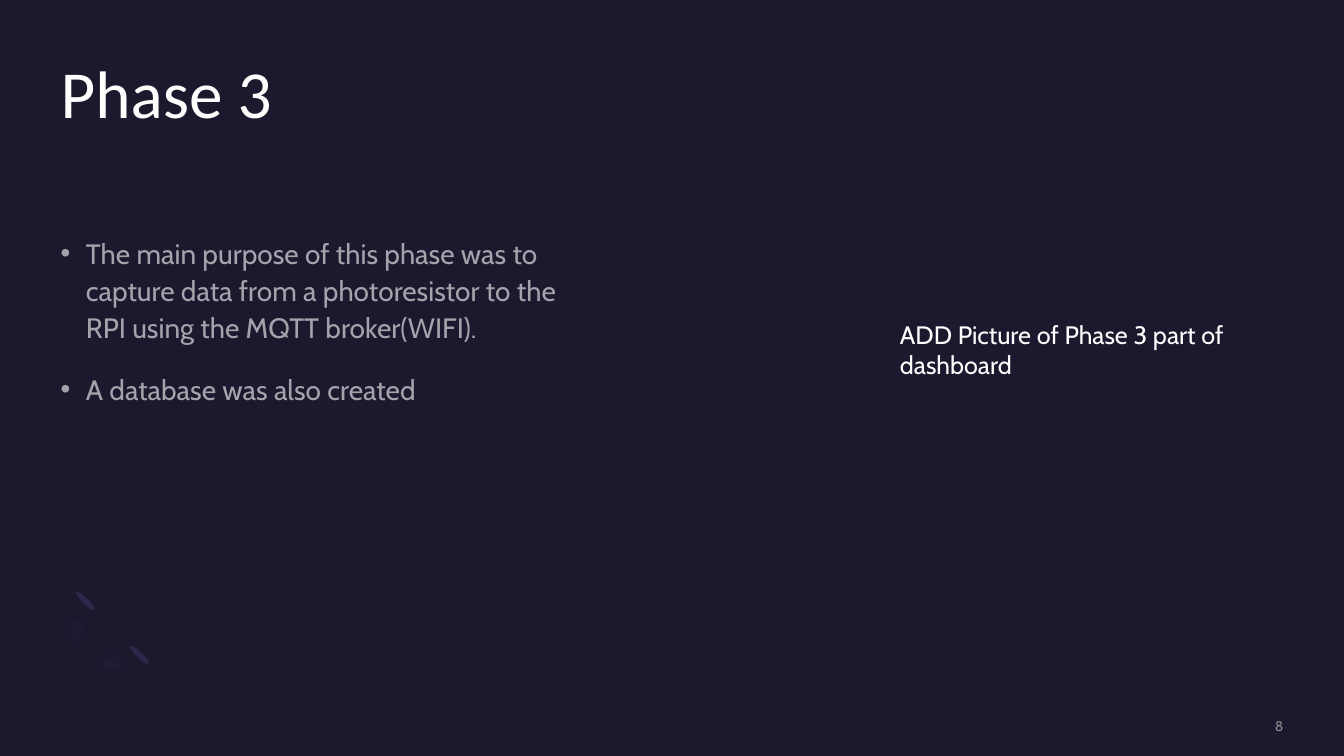
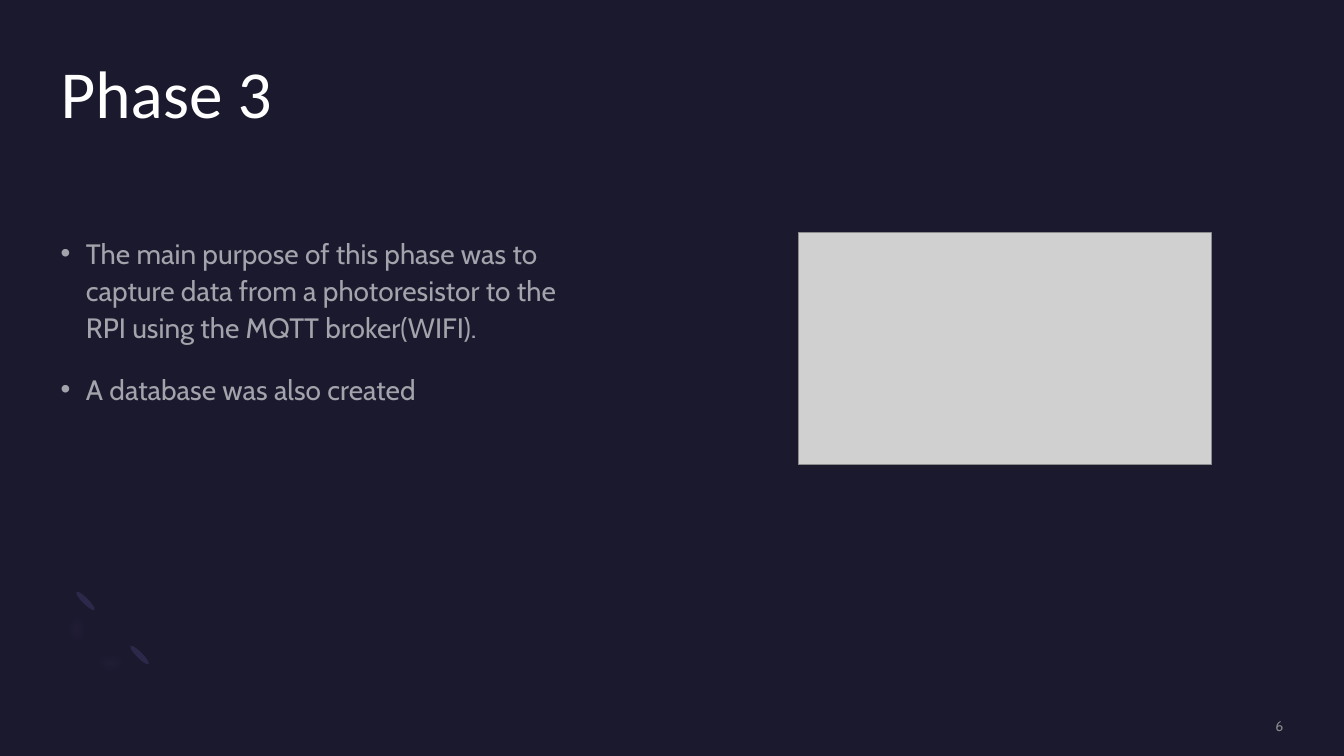
Before and after one commit to TheodoreTsimiklis/IOT-PROJECT, a slide deck: slide 6 of IOT_Powerpoint_Presentation.pptx (slide 8 before the commit). Drawn at 1344x756 pixels with LibreOffice and Linux fonts; fonts in the diff are those of the drawing; grey boxes stand for pictures. Boxes give left, top, right and bottom in pixels: in the first picture for what was removed or moved away, otherwise in the second. Text is boxed around its words. In the diff, an @@ line names an element or a change of style, - is before the commit and + after.

```diff
--- a/IOT_Powerpoint_Presentation.pptx
+++ b/IOT_Powerpoint_Presentation.pptx
@@ picture added at (800,233,1212,465) @@
@@ text removed at (900,325,1223,375) @@
-ADD Picture of Phase 3 part of dashboard
```
Also in this commit, not shown: 1 other slide changed, 4 slides removed.
